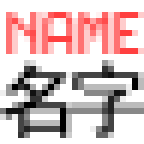
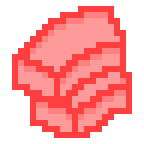
Layer changes from the first 144px x 144px image to the second:
renamed "Name" to "Name [Abandon]", hid the group it (2 layers) over [0, 12, 144, 138]
moved "名字" into group "Name [Abandon]" over [0, 60, 144, 138]
added group "Stack Along" with 11 layers above "Orthogonality Check" over [0, 6, 132, 138]
added layer "图层 47 拷贝" in group "Stack Along" over [12, 6, 126, 108]
added layer "图层 47" in group "Stack Along" over [30, 54, 132, 138]
